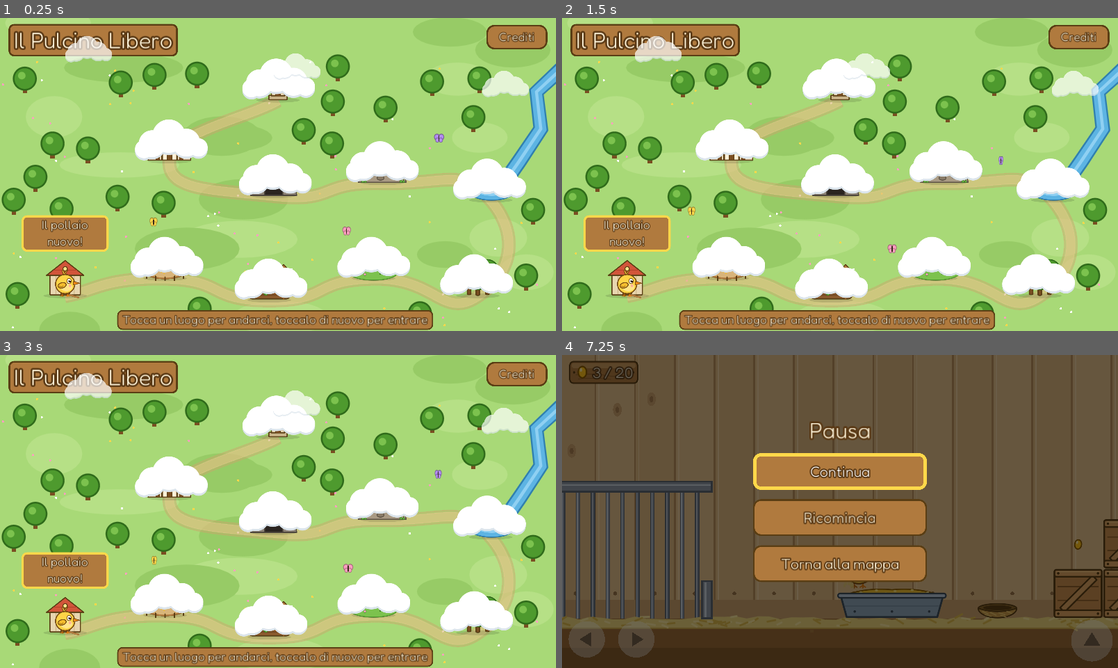
Above: before the commit, frames 1-4 (two rows, left to right).
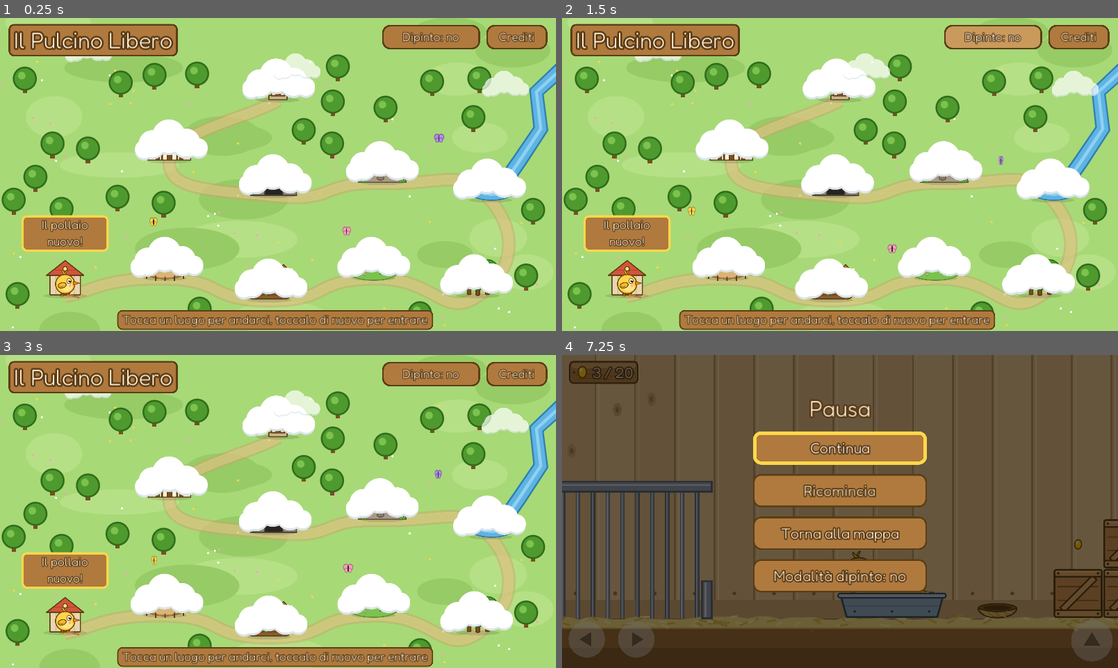
Above: after the commit, the same moments.

Repository: ricky80l/pulcino-libero
Game: Godot game, scene res://scenes/mappa.tscn
The game is run twice, just before and just after one commit, with the same random seed, the same clock (stepped at 60 frames per second) and the same inputs.
Inputs (mouse positions are in pixels of both pictures, inside the frame that each line leads up to):
- Up to frame 1 (0.25 s): no input
- Up to frame 2 (1.5 s): click (995, 36) at 0.5 s, where only the run after the commit has a clickable "Dipinto: no"; click (995, 36) at 1.25 s, where only the run after the commit has a clickable "Dipinto: sì"
- Up to frame 3 (3 s): click "Crediti" at 2 s; click "Torna alla mappa" at 2.75 s
- Up to frame 4 (7.25 s): tap Enter (ui_accept) at 3.5 s; move the mouse to (962, 495) at 3.52 s; hold Right (move_right) 3.53-5.03 s; tap X (peck) every 0.75 s from 3.6 to 6.6 s; click (962, 495) at 3.67 s; tap Space (jump) at 3.77, 4.52, 6.02, 6.77 s; move the mouse to (728, 527) at 4.27 s; click (728, 527) at 4.42 s; move the mouse to (895, 442) at 5.02 s; hold Left (move_left) 5.03-5.78 s; click (895, 442) at 5.17 s; move the mouse to (812, 574) at 5.77 s; hold Right (move_right) from 5.78 s (still down); click (812, 574) at 5.92 s; move the mouse to (1006, 558) at 6.52 s; click (1006, 558) at 6.67 s; tap Escape (ui_cancel) at 7.15 s

The runs differ from the first frame. In frame 1, 1.7% of the frame differs, in the area x 11-87%, y 2-13%; in frame 2, 1.7%; in frame 3, 1.7%; in frame 4, 12%, in the area x 34-66%, y 14-76%.

Commit message:
Prototipo della modalita' dipinto e talpe piu' discrete
Modalita' dipinto: un filtro (shader) sopra il mondo di gioco che lo fa
sembrare un quadro impressionista (pennellate brevi a direzione
variabile, tavolozza pastello, ombre lilla, grana della tela).
Pulsanti, contatore, messaggi e cartelli della mappa restano nitidi.
Si accende e si spegne dal menu di pausa e dalla mappa; la scelta
resta salvata.

Talpe: si sentono solo se vicine al pulcino e piu' piano quanto piu'
sono lontane; tempo sotto terra variabile (2,5-4 s); suoni piu'
morbidi; tolto il secondo "bu" quando la talpa colpisce.

Co-Authored-By: Claude Opus 5.5 <noreply@anthropic.com>

Diff:
--- /dev/null
+++ b/assets/shader/dipinto.shader
@@ -0,0 +1,54 @@
+// Filtro "dipinto": trasforma lo schermo in qualcosa che ricorda un quadro impressionista.
+// - pennellate: ogni punto è la media di una breve pennellata, la cui direzione cambia piano sullo schermo
+// - tavolozza: più luce, toni pastello, ombre velate di lilla
+// - tela: una trama leggera, come la grana di una tela dipinta
+shader_type canvas_item;
+
+uniform float forza : hint_range(0.0, 1.0) = 0.9;          // quanto è forte l'effetto
+uniform float lunghezza : hint_range(0.0, 0.02) = 0.0022;  // lunghezza delle pennellate (rispetto all'altezza dello schermo)
+uniform float dimensione_macchie = 40.0;                   // quante zone di pennellate diverse in altezza
+uniform float pastello : hint_range(0.0, 1.0) = 0.38;      // quanto i colori si schiariscono verso il pastello
+uniform float grana : hint_range(0.0, 0.2) = 0.05;         // quanto si vede la trama della tela
+
+float caso(vec2 p) {
+	return fract(sin(dot(p, vec2(12.9898, 78.233))) * 43758.5453);
+}
+
+float rumore(vec2 p) {
+	vec2 i = floor(p);
+	vec2 f = fract(p);
+	vec2 u = f * f * (3.0 - 2.0 * f);
+	return mix(mix(caso(i), caso(i + vec2(1.0, 0.0)), u.x),
+			mix(caso(i + vec2(0.0, 1.0)), caso(i + vec2(1.0, 1.0)), u.x), u.y);
+}
+
+void fragment() {
+	vec2 uv = SCREEN_UV;
+	float proporzione = SCREEN_PIXEL_SIZE.y / SCREEN_PIXEL_SIZE.x;  // larghezza / altezza
+	vec2 posto = vec2(uv.x * proporzione, uv.y);
+
+	// direzione della pennellata in questo punto: cambia piano da una zona all'altra
+	float angolo = rumore(posto * dimensione_macchie) * 6.2831;
+	vec2 passo = vec2(cos(angolo) / proporzione, sin(angolo)) * lunghezza;
+
+	// media lungo la pennellata (9 campioni)
+	vec3 colore = vec3(0.0);
+	for (int i = -4; i <= 4; i++) {
+		colore += texture(SCREEN_TEXTURE, uv + passo * float(i)).rgb;
+	}
+	colore /= 9.0;
+
+	// tavolozza impressionista
+	float luce = dot(colore, vec3(0.299, 0.587, 0.114));
+	colore = mix(vec3(luce), colore, 1.15);                          // un po' più vivaci
+	colore = mix(colore, colore * 0.8 + vec3(0.2, 0.2, 0.24), pastello);  // verso il pastello
+	colore += vec3(0.05, 0.0, 0.08) * (1.0 - luce) * pastello;        // ombre lilla
+
+	// trama della tela, uguale su ogni schermo
+	vec2 tela = floor(vec2(uv.x * 720.0 * proporzione, uv.y * 720.0) / 1.5);
+	colore += (caso(tela) - 0.5) * grana;
+	colore += sin(uv.x * 720.0 * proporzione * 1.3) * sin(uv.y * 720.0 * 1.3) * grana * 0.3;
+
+	vec3 originale = texture(SCREEN_TEXTURE, uv).rgb;
+	COLOR = vec4(mix(originale, colore, forza), 1.0);
+}
--- a/project.godot
+++ b/project.godot
@@ -17,6 +17,7 @@
 
 Suoni="*res://scripts/suoni.gd"
 Progressi="*res://scripts/progressi.gd"
+Dipinto="*res://scripts/dipinto.gd"
 
 [display]
 
--- /dev/null
+++ b/scripts/dipinto.gd
@@ -0,0 +1,30 @@
+extends CanvasLayer
+# Modalità dipinto, sempre disponibile come "Dipinto": un filtro che fa sembrare il gioco un quadro impressionista.
+# Sta sopra il mondo di gioco ma sotto pulsanti, contatore e messaggi, che restano nitidi.
+# Si accende e si spegne dal menu di pausa e dalla mappa; la scelta resta salvata.
+
+const SHADER = preload("res://assets/shader/dipinto.shader")
+
+var velo := ColorRect.new()
+
+
+func _ready():
+	layer = 1  # sopra il mondo; i pulsanti a schermo stanno sopra (vengono dopo nell'albero)
+	pause_mode = Node.PAUSE_MODE_PROCESS
+	var materiale := ShaderMaterial.new()
+	materiale.shader = SHADER
+	velo.material = materiale
+	velo.rect_size = Vector2(1280, 720)
+	velo.mouse_filter = Control.MOUSE_FILTER_IGNORE
+	add_child(velo)
+	velo.visible = Progressi.dipinto
+
+
+func attivo() -> bool:
+	return velo.visible
+
+
+func alterna():
+	velo.visible = not velo.visible
+	Progressi.dipinto = velo.visible
+	Progressi.salva()
--- a/scripts/mappa.gd
+++ b/scripts/mappa.gd
@@ -33,7 +33,12 @@
 var tempo := 0.0
 
 
+var interfaccia := CanvasLayer.new()  # cartelli, titolo e pulsanti: sopra il filtro dipinto, restano leggibili
+
+
 func _ready():
+	interfaccia.layer = 2
+	add_child(interfaccia)
 	# la nebbia si dirada solo sui luoghi già costruiti (gli altri sono "in arrivo")
 	var ultimo := Progressi.ultimo_giocabile()
 	if Progressi.nebbia_vista > ultimo:
@@ -145,7 +150,7 @@
 	cartello.align = Label.ALIGN_CENTER
 	cartello.rect_size = Vector2(200, 0)
 	cartello.rect_position = base + Vector2(-100, -186)
-	add_child(cartello)
+	interfaccia.add_child(cartello)
 	cartelli.append(cartello)
 
 	var nebbia := Sprite.new()
@@ -164,7 +169,7 @@
 	titolo.add_color_override("font_color", Stile.CREMA)
 	titolo.add_stylebox_override("normal", _tavola(Stile.CONTORNO, 4))
 	titolo.rect_position = Vector2(20, 14)
-	add_child(titolo)
+	interfaccia.add_child(titolo)
 
 	var aiuto := Label.new()
 	aiuto.text = "Tocca un luogo per andarci, toccalo di nuovo per entrare"
@@ -172,7 +177,7 @@
 	aiuto.add_color_override("font_color", Stile.CREMA)
 	aiuto.add_stylebox_override("normal", _tavola(Stile.CONTORNO, 3))
 	aiuto.rect_position = Vector2(270, 672)
-	add_child(aiuto)
+	interfaccia.add_child(aiuto)
 
 	var crediti := Button.new()
 	crediti.text = "Crediti"
@@ -181,7 +186,28 @@
 	crediti.rect_min_size = Vector2(140, 56)
 	Stile.pulsante_legno(crediti, FONT_CARTELLI)
 	crediti.connect("pressed", get_tree(), "change_scene", ["res://scenes/crediti.tscn"])
-	add_child(crediti)
+	interfaccia.add_child(crediti)
+
+	pulsante_dipinto = Button.new()
+	pulsante_dipinto.focus_mode = Control.FOCUS_NONE
+	pulsante_dipinto.rect_position = Vector2(880, 16)
+	pulsante_dipinto.rect_min_size = Vector2(225, 56)
+	Stile.pulsante_legno(pulsante_dipinto, FONT_CARTELLI)
+	pulsante_dipinto.connect("pressed", self, "_alterna_dipinto")
+	interfaccia.add_child(pulsante_dipinto)
+	_aggiorna_dipinto()
+
+
+var pulsante_dipinto: Button
+
+
+func _alterna_dipinto():
+	Dipinto.alterna()
+	_aggiorna_dipinto()
+
+
+func _aggiorna_dipinto():
+	pulsante_dipinto.text = "Dipinto: " + ("sì" if Dipinto.attivo() else "no")
 
 
 func _crea_nuvole():
--- a/scripts/pausa.gd
+++ b/scripts/pausa.gd
@@ -34,7 +34,7 @@
 	velo.anchor_bottom = 1.0
 	pannello.add_child(velo)
 	var colonna := VBoxContainer.new()
-	colonna.rect_position = Vector2(440, 140)
+	colonna.rect_position = Vector2(440, 90)
 	colonna.rect_min_size = Vector2(400, 0)
 	colonna.add_constant_override("separation", 22)
 	pannello.add_child(colonna)
@@ -47,12 +47,26 @@
 	primo_pulsante = _voce(colonna, "Continua", "chiudi")
 	_voce(colonna, "Ricomincia", "_ricomincia")
 	_voce(colonna, "Torna alla mappa", "_mappa")
+	pulsante_dipinto = _voce(colonna, "", "_dipinto")
+	_aggiorna_dipinto()
+
+
+var pulsante_dipinto: Button
+
+
+func _dipinto():
+	Dipinto.alterna()
+	_aggiorna_dipinto()
+
+
+func _aggiorna_dipinto():
+	pulsante_dipinto.text = "Modalità dipinto: " + ("sì" if Dipinto.attivo() else "no")
 
 
 func _voce(colonna: Control, testo: String, metodo: String) -> Button:
 	var b := Button.new()
 	b.text = testo
-	b.rect_min_size = Vector2(400, 84)
+	b.rect_min_size = Vector2(400, 76)
 	Stile.pulsante_legno(b, FONT_PICCOLO)
 	b.connect("pressed", self, metodo)
 	colonna.add_child(b)
--- a/scripts/progressi.gd
+++ b/scripts/progressi.gd
@@ -23,6 +23,7 @@
 var ultimo_giocato := 1  # dove sta il pulcino sulla mappa
 var nebbia_vista := 1  # fin dove la mappa ha già mostrato la nebbia che si dirada
 var abilita_viste := []  # abilità di cui il giocatore ha già visto l'avviso "Nuova abilità!"
+var dipinto := false  # modalità dipinto accesa o spenta
 
 
 func abilita_vista(nome: String) -> bool:
@@ -100,7 +101,8 @@
 	var f := File.new()
 	if f.open(FILE, File.WRITE) == OK:
 		f.store_string(to_json({"sbloccato": sbloccato, "record": record,
-				"ultimo_giocato": ultimo_giocato, "nebbia_vista": nebbia_vista, "abilita_viste": abilita_viste}))
+				"ultimo_giocato": ultimo_giocato, "nebbia_vista": nebbia_vista, "abilita_viste": abilita_viste,
+				"dipinto": dipinto}))
 		f.close()
 
 
@@ -116,3 +118,4 @@
 		ultimo_giocato = int(dati.get("ultimo_giocato", 1))
 		nebbia_vista = int(dati.get("nebbia_vista", 1))
 		abilita_viste = dati.get("abilita_viste", [])
+		dipinto = bool(dati.get("dipinto", false))
--- a/scripts/talpa.gd
+++ b/scripts/talpa.gd
@@ -12,7 +12,9 @@
 
 enum Stato { SOTTO, AVVISO, SU, GIU }
 
-export var attesa_sotto := 1.8  # quanto resta sotto terra tra una spuntata e l'altra (secondi)
+export var attesa_minima := 2.5  # quanto resta sotto terra tra una spuntata e l'altra: cambia ogni volta
+export var attesa_massima := 4.0
+export var distanza_udibile := 650.0  # oltre questa distanza dal pulcino la talpa non si sente
 export var durata_avviso := 0.9  # quanto trema la terra prima che spunti: il tempo per fermarsi
 export var durata_su := 1.1  # quanto resta fuori
 
@@ -34,7 +36,7 @@
 
 func _ready():
 	z_index = 1  # il bordo davanti sta sopra il terreno
-	timer = attesa_sotto * 0.5 + fmod(position.x * 0.013, 1.5)  # le talpe non spuntano tutte insieme
+	timer = rand_range(0.5, attesa_massima)  # le talpe non spuntano tutte insieme
 	# buio della buca, dietro a tutto
 	var buio := _ellisse(Vector2(0, 0), Vector2(32, 9), Color("2a1a10"))
 	buio.z_index = -3
@@ -79,14 +81,14 @@
 			if timer <= 0:
 				stato = Stato.AVVISO
 				timer = durata_avviso
-				Suoni.suona("scava", 0.1, -6.0)
+				_suona("scava", -8.0)
 		Stato.AVVISO:
 			if int(tempo * 10) != int((tempo - delta) * 10):
 				Effetti.sbuffo(get_parent(), position + Vector2(0, -4), COLORE_TERRA, 3, 110.0)
 			if timer <= 0:
 				stato = Stato.SU
 				timer = durata_su
-				Suoni.suona("bu", 0.1)
+				_suona("bu", -2.0)
 		Stato.SU:
 			su = move_toward(su, 1.0, delta * 7.0)  # spunta di scatto
 			if timer <= 0:
@@ -95,18 +97,28 @@
 			su = move_toward(su, 0.0, delta * 5.0)
 			if su <= 0:
 				stato = Stato.SOTTO
-				timer = attesa_sotto
+				timer = rand_range(attesa_minima, attesa_massima)
 
+	if pulcino == null:
+		var trovati := get_tree().get_nodes_in_group("pulcino")
+		if trovati.size() > 0:
+			pulcino = trovati[0]
 	# fa male solo quando è fuori per più di metà
 	if su > 0.5:
-		if pulcino == null:
-			var trovati := get_tree().get_nodes_in_group("pulcino")
-			if trovati.size() > 0:
-				pulcino = trovati[0]
 		for altro in get_overlapping_bodies():
-			if altro == pulcino and pulcino.colpito(global_position.x):
-				Suoni.suona("bu", 0.05, -3.0)
+			if altro == pulcino:
+				pulcino.colpito(global_position.x)
 	_aggiorna_disegno()
+
+
+# Si sente solo se il pulcino è vicino, e più piano quanto più è lontano
+func _suona(nome: String, volume_base: float):
+	if pulcino == null:
+		return
+	var distanza: float = global_position.distance_to(pulcino.global_position)
+	if distanza > distanza_udibile:
+		return
+	Suoni.suona(nome, 0.15, volume_base - distanza / distanza_udibile * 14.0)
 
 
 func _aggiorna_disegno():
Not shown, changed: assets/suoni/bu.wav
Not shown, changed: assets/suoni/scava.wav
Not shown, changed: docs/index.html
Not shown, changed: docs/index.pck
Not shown, changed: strumenti/genera_suoni.py
